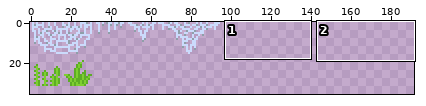
Sprite sheet, stored at sprites/tileset/ts_decor.png. Above: a wide view before the commit, with the close-up outlined.
Close-up. First the earlier version:
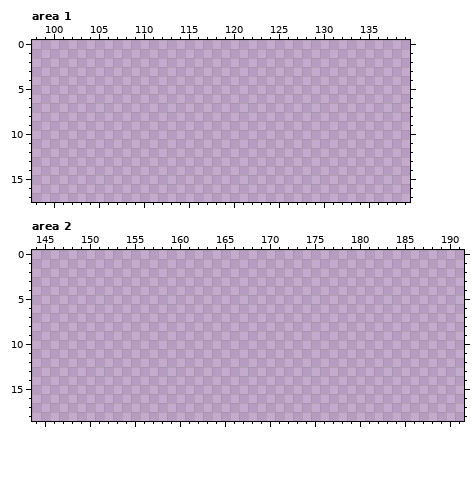
The file is 192x64 pixels. Shown: area 1: x 98..139, y 0..17; area 2: x 144..191, y 0..18. The wide view leaves out empty margins.
Palette (. is transparent): 
Once edited:
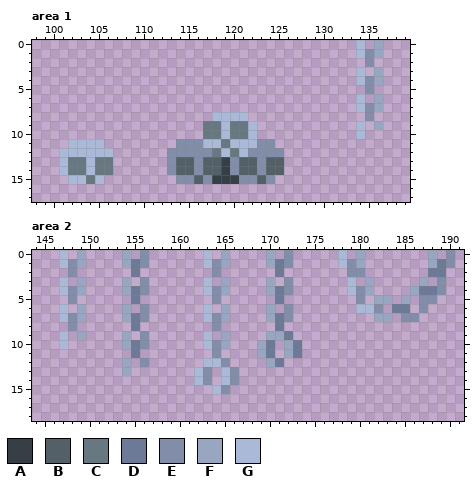
Colours new in this view: A #363f45  B #536068  C #687882  D #6d7a97  E #828ea9  F #99a6c2  G #aab9d8
The edit:
Changed rows in their new state; - is an unchanged pixel.
Area 1:
first column x 101:
 0 ---------------------------------G-F
 1 ---------------------------------GEF
 2 ----------------------------------E-
 3 ---------------------------------G-F
 4 ---------------------------------GEF
 5 ----------------------------------E-
 6 ---------------------------------G-F
 7 ---------------------------------GEF
 8 -----------------GGGG-------------E-
 9 ----------------CCGCCG-----------G-F
10 ----------------CCGCCG-----------G--
11 -GGGG--------EEEGGCGGGEE------------
12 GGGGGG------EEEEECGCGEEEE-----------
13 GCCGCC------EBBEBBAEBBEBB-----------
14 GCCGCC------EBBEBBAEBBEBB-----------
15 -GGCG--------EEBEAAAEEBE------------
Area 2:
first column x 147:
 0 G-F----F-E------G-F----F-E-----G-F-------F-E
 1 GEF----FDE------GEF----FDE-----GEF-------FDE
 2 -E------D--------E------D-------EE-------DD-
 3 G-F----F-E------G-F----F-E------G-F-----F-E-
 4 GEF----FDE------GEF----FDE------GEF----FDDE-
 5 -E------D--------E------D--------E-FF-F-EE--
 6 G-F----F-E------G-F----F-E-------GGE-DD-E---
 7 GEF----FDE------GEF----FDE---------FF-EE----
 8 -E------D--------E------D-------------------
 9 G-F----F-E------G-F----FFD------------------
10 G------FDE------GEF---FD-FD-----------------
11 --------D--------E----FD-FD-----------------
12 -------F-E------GGE----FD-------------------
13 -------F-------GE-GE------------------------
14 ---------------GE-GE------------------------
15 -----------------GE-------------------------
Boxes around the changes in both close-ups, in picture pixels (x1, y1, x2, y2):
added: (356, 40, 383, 139)
added: (167, 112, 284, 184)
added: (59, 139, 113, 184)
added: (59, 250, 86, 349)
added: (122, 250, 149, 376)
added: (194, 250, 302, 394)
added: (338, 250, 455, 322)
